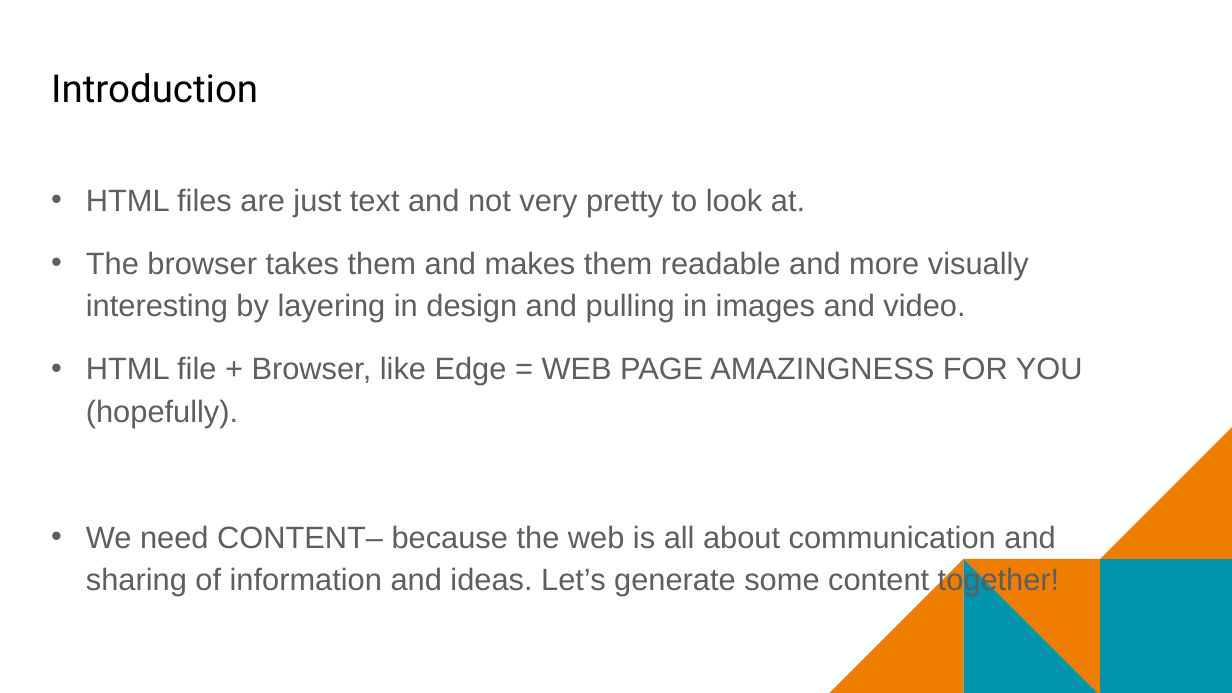
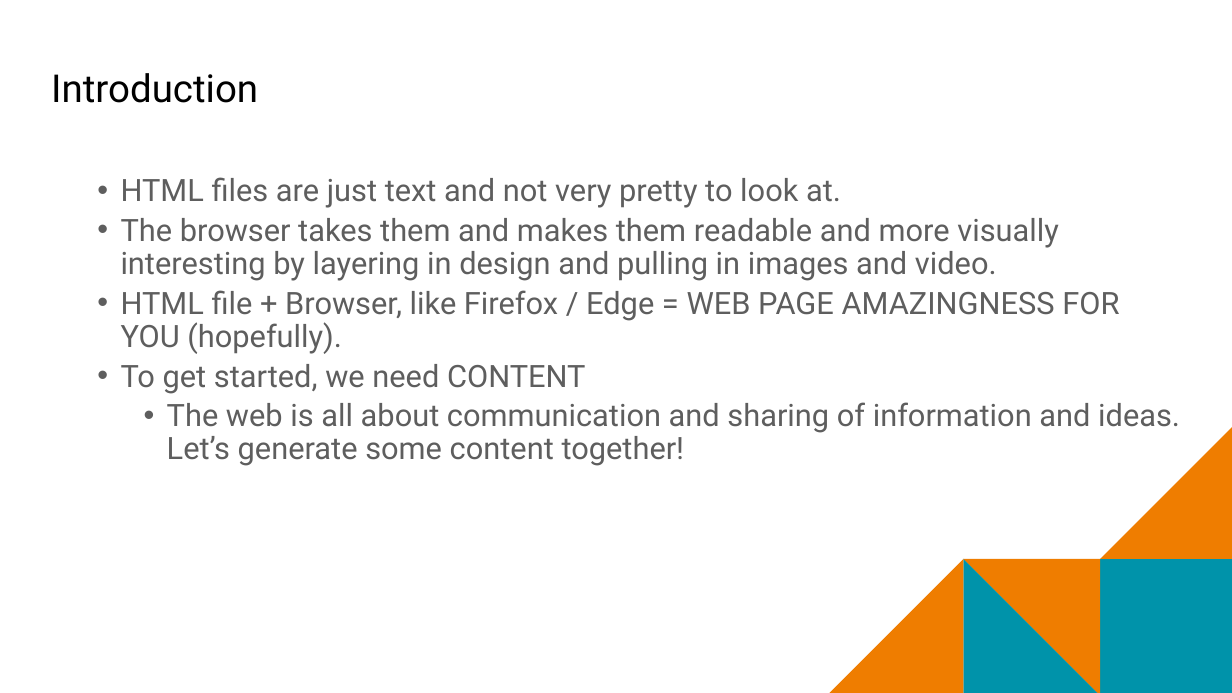
Before and after one commit to mr-eggleton/web-lit-core, a slide deck: slide 4 of final ppt/08-building-basic-pages.pptx. Drawn at 1232x693 pixels with LibreOffice and Linux fonts; fonts in the diff are those of the drawing; background and template pictures are left out. Boxes give left, top, right and bottom in pixels: in the first picture for what was removed or moved away, otherwise in the second. Text is boxed around its words. In the diff, an @@ line names an element or a change of style, - is before the commit and + after.

```diff
--- a/final ppt/08-building-basic-pages.pptx
+++ b/final ppt/08-building-basic-pages.pptx
@@ text at (121,177,1059,281): font Arial to Roboto in "HTML files are just text and not ...", "The browser takes them and makes them ..."; list level 1 to 2 in "HTML files are just text ..."; line spacing 1.15 to 0.9; list level 1 to 2 in "The browser takes them and ..." @@
@@ text at (121,290,1180,466): text changed; font Arial to Roboto @@
-• HTML file + Browser, like Edge = WEB PAGE AMAZINGNESS FOR YOU (hopefully).
-• We need CONTENT– because the web is all about communication and sharing of information and ideas. Let’s generate some content together!
+  • HTML file + Browser, like Firefox / Edge = WEB PAGE AMAZINGNESS FOR YOU (hopefully).
+  • To get started, we need CONTENT
+    • The web is all about communication and sharing of information and ideas. Let’s generate some content together!
```
Also in this commit, not shown: 7 other slides changed, 4 slides removed, 2 other files.
